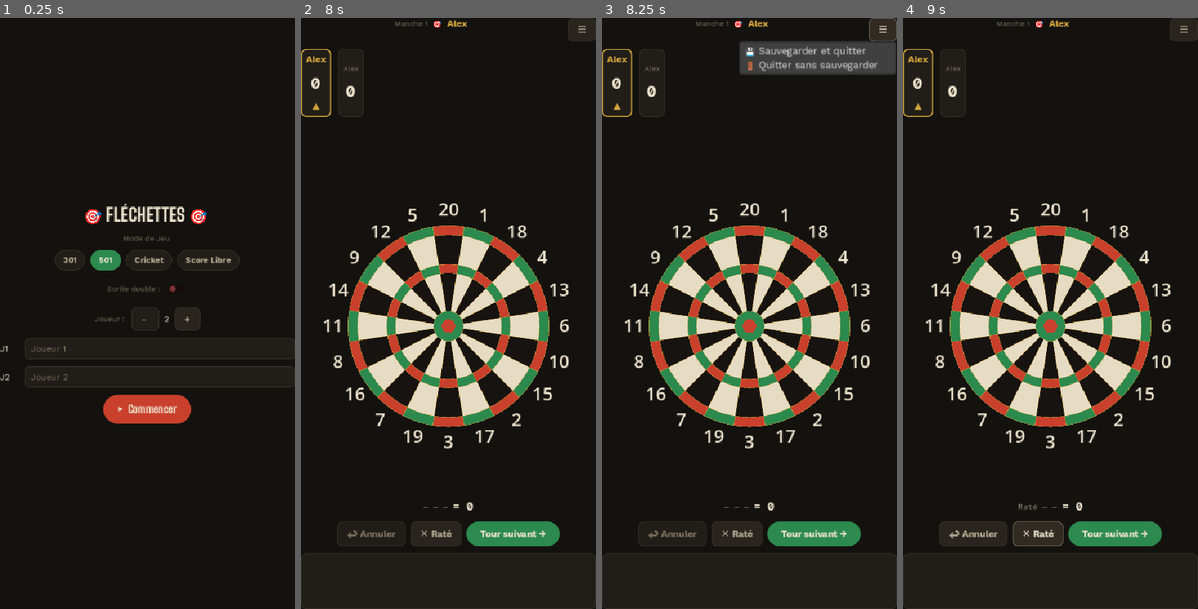
Above: before the commit, frames 1-4 (left to right).
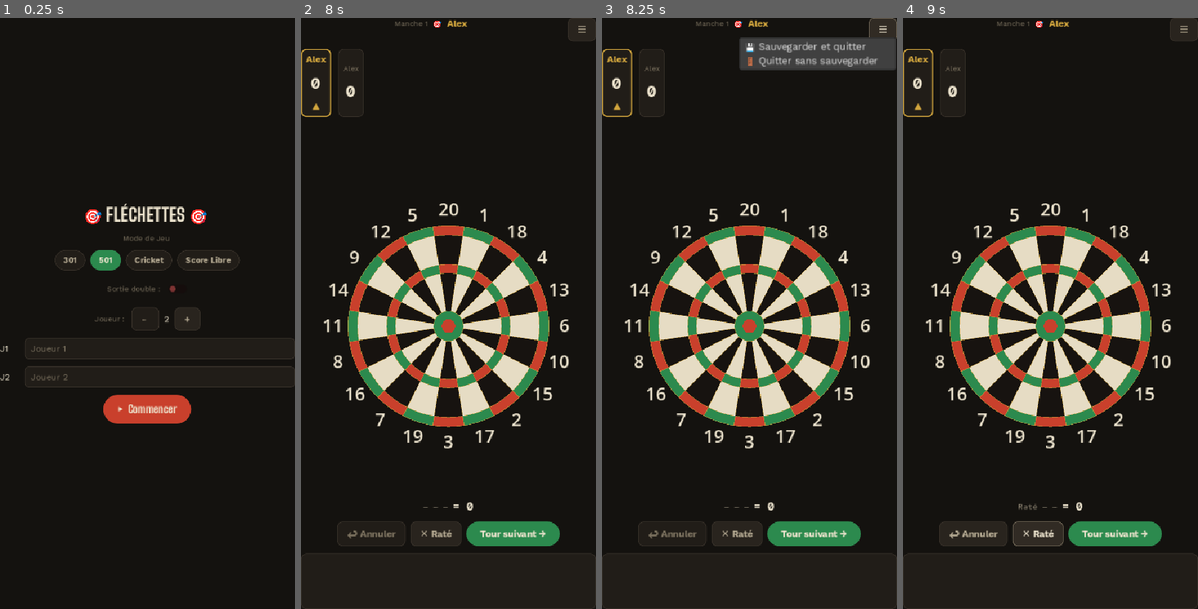
Above: after the commit, the same moments.

Repository: hugewilfried-hub/flechepointe
Game: Godot game, scene res://scenes/MainMenu.tscn
The game is run twice, just before and just after one commit, with the same random seed, the same clock (stepped at 60 frames per second) and the same inputs.
Inputs (mouse positions are in pixels of both pictures, inside the frame that each line leads up to):
- Up to frame 1 (0.25 s): no input
- Up to frame 2 (8 s): click (460, 348) at 0.52 s; type "Alex" at 0.6 s; click (460, 378) at 0.75 s; type "Alex" at 0.83 s; click "301" at 1.25 s; click "501" at 2 s; click "Cricket" at 2.75 s; click "Score Libre" at 3.5 s; click "+" at 4.25 s; click (460, 319) at 5.02 s; type "Alex" at 5.1 s; click (460, 348) at 5.25 s; type "Alex" at 5.33 s; click (460, 378) at 5.48 s; type "Alex" at 5.57 s; click "-" at 5.75 s; click (460, 331) at 6.52 s; type "Alex" at 6.6 s; click (460, 360) at 6.75 s; type "Alex" at 6.83 s; click "▶ Commencer" at 7.25 s
- Up to frame 3 (8.25 s): click "☰" at 8 s
- Up to frame 4 (9 s): click "✕ Raté" at 8.75 s

Frames 1-2 are identical in both runs. In frame 3, 1.6% of the frame differs, in the area x 46-100%, y 3-10%; in frame 4, nothing differs.

Commit message:
Adapte l'affichage au paysage (grand ecran type Samsung DeX 1920x1080)
- Nouvel autoload ScreenLayout : detecte portrait/paysage et change la
  base de mise a l'echelle (480x960 en portrait, 1280x720 en paysage,
  soit un zoom x1.5 sur un ecran 1080p) ; emet layout_changed.
- Game : en paysage, mise en page 3 colonnes (cartes joueurs empilees +
  historique | grande cible | fleches lancees + boutons agrandis).
  Bascule en direct vers le portrait si la fenetre change de forme.
- MainMenu / WinScreen : colonne centree de largeur limitee en paysage.
- ScorePanel : passe de HBoxContainer a BoxContainer pour pouvoir
  empiler les cartes verticalement (set_stacked).
- Orientation Android passee en "capteur" (suit la rotation).

Co-Authored-By: Claude Sonnet 5.5 <noreply@anthropic.com>

Diff:
--- /dev/null
+++ b/autoloads/ScreenLayout.gd
@@ -0,0 +1,54 @@
+extends Node
+
+# ─────────────────────────────────────────────
+#  ScreenLayout.gd — Autoload "ScreenLayout"
+#  Adapte l'appli à l'orientation de l'écran : portrait sur téléphone
+#  (base 480x960), paysage sur grand écran type Samsung DeX 1920x1080
+#  (base 1280x720, soit un zoom x1.5 pour rester lisible de loin).
+#  Les scènes n'ont qu'à écouter `layout_changed` et appeler
+#  is_landscape() / constrain_width().
+# ─────────────────────────────────────────────
+
+signal layout_changed(landscape: bool)
+
+const PORTRAIT_BASE  := Vector2i(480, 960)
+const LANDSCAPE_BASE := Vector2i(1280, 720)
+
+var _landscape: bool = false
+
+func _ready() -> void:
+	var win := get_window()
+	win.size_changed.connect(_update)
+	_update()
+
+func is_landscape() -> bool:
+	return _landscape
+
+## Choisit la base de mise à l'échelle selon que la fenêtre est plus large
+## que haute, et prévient les scènes si l'orientation vient de changer.
+func _update() -> void:
+	var win  := get_window()
+	var wsize: Vector2i = win.size
+	var landscape := wsize.x > wsize.y
+	win.content_scale_size = LANDSCAPE_BASE if landscape else PORTRAIT_BASE
+	if landscape != _landscape:
+		_landscape = landscape
+		print("[ScreenLayout] Orientation -> %s" % ("paysage" if landscape else "portrait"))
+		layout_changed.emit(landscape)
+
+## Centre `control` (un Control ancré plein écran) dans une colonne de
+## largeur max `max_width` : évite que menus et formulaires s'étirent sur
+## toute la largeur d'un grand écran. `max_width <= 0` = pleine largeur.
+func constrain_width(control: Control, max_width: float) -> void:
+	if max_width <= 0.0:
+		control.anchor_left  = 0.0
+		control.anchor_right = 1.0
+		control.offset_left  = 0
+		control.offset_right = 0
+	else:
+		# Ancré au milieu : la largeur reste fixe même si la fenêtre est
+		# redimensionnée.
+		control.anchor_left  = 0.5
+		control.anchor_right = 0.5
+		control.offset_left  = -max_width / 2.0
+		control.offset_right =  max_width / 2.0
--- a/components/ScorePanel.gd
+++ b/components/ScorePanel.gd
@@ -1,4 +1,4 @@
-extends HBoxContainer
+extends BoxContainer
 
 # ─────────────────────────────────────────────
 #  ScorePanel.gd
@@ -20,6 +20,12 @@
 #  Point d'entrée public
 # ─────────────────────────────────────────────
 
+## Empile les cartes joueurs en colonne (écran paysage, colonne de
+## gauche) au lieu de les aligner en ligne (portrait). Un BoxContainer
+## bascule simplement de l'un à l'autre via sa propriété `vertical`.
+func set_stacked(on: bool) -> void:
+	vertical = on
+
 ## Rafraîchit l'affichage complet.
 ## pending_pts = total de la volée en cours (pour 301/501)
 func refresh(
--- a/components/ScorePanel.tscn
+++ b/components/ScorePanel.tscn
@@ -4,7 +4,7 @@
 
 [node name="ScorePanel" type="ScrollContainer" unique_id=436887270]
 
-[node name="HBoxContainer" type="HBoxContainer" parent="." unique_id=321049213]
+[node name="HBoxContainer" type="BoxContainer" parent="." unique_id=321049213]
 layout_mode = 2
 alignment = 1
 script = ExtResource("1_7g5jr")
--- a/project.godot
+++ b/project.godot
@@ -24,6 +24,7 @@
 GameData="*res://autoloads/GameData.gd"
 SafeArea="*res://autoloads/SafeArea.gd"
 SaveManager="*res://autoloads/SaveManager.gd"
+ScreenLayout="*res://autoloads/ScreenLayout.gd"
 
 [display]
 
@@ -31,6 +32,7 @@
 window/size/viewport_height=960
 window/stretch/mode="canvas_items"
 window/stretch/aspect="expand"
+window/handheld/orientation=6
 
 [gui]
 
--- a/scenes/Game.gd
+++ b/scenes/Game.gd
@@ -25,8 +25,11 @@
 @onready var lbl_double_out: Label      = $VBoxContainer/top_bar/info_box/lbl_double_out
 @onready var btn_menu:    Button        = $VBoxContainer/top_bar/btn_menu
 @onready var menu_popup:  PopupMenu     = $VBoxContainer/top_bar/btn_menu/menu_popup
+@onready var score_scroll: ScrollContainer = $VBoxContainer/score_panel
 @onready var score_panel                = $VBoxContainer/score_panel/HBoxContainer
 @onready var dartboard:   Control       = $VBoxContainer/dartboard
+@onready var throw_panel: VBoxContainer = $VBoxContainer/throw_panel
+@onready var history_panel: PanelContainer = $VBoxContainer/history_panel
 @onready var dart1:       Label         = $VBoxContainer/throw_panel/dart_row/dart1
 @onready var dart2:       Label         = $VBoxContainer/throw_panel/dart_row/dart2
 @onready var dart3:       Label         = $VBoxContainer/throw_panel/dart_row/dart3
@@ -106,12 +109,109 @@
 		GameData.pending_darts = []
 		GameData.pending_bust  = false
 
+	ScreenLayout.layout_changed.connect(_on_layout_changed)
+	_apply_layout()
+
 	_start_turn()
+
+# ─────────────────────────────────────────────
+#  Mise en page adaptative (portrait téléphone / paysage grand écran)
+# ─────────────────────────────────────────────
+## Corps en 3 colonnes (paysage) : scores+historique | cible | contrôles.
+## null en portrait, où tout est empilé dans $VBoxContainer.
+var _body: HBoxContainer = null
+
+func _on_layout_changed(_landscape: bool) -> void:
+	_apply_layout()
+
+func _apply_layout() -> void:
+	if ScreenLayout.is_landscape():
+		_enter_landscape()
+	else:
+		_leave_landscape()
+
+func _enter_landscape() -> void:
+	if _body != null:
+		return
+	var root: VBoxContainer = $VBoxContainer
+
+	_body = HBoxContainer.new()
+	_body.size_flags_vertical = Control.SIZE_EXPAND_FILL
+	_body.add_theme_constant_override("separation", 16)
+
+	var left := VBoxContainer.new()
+	left.custom_minimum_size = Vector2(300, 0)
+	_body.add_child(left)
+
+	var right := VBoxContainer.new()
+	right.custom_minimum_size  = Vector2(320, 0)
+	right.alignment            = BoxContainer.ALIGNMENT_CENTER
+
+	root.add_child(_body)
+	root.move_child(_body, 1)  # juste sous top_bar
+
+	# Colonne de gauche : cartes joueurs (empilées) puis historique.
+	score_scroll.reparent(left, false)
+	score_scroll.custom_minimum_size = Vector2.ZERO
+	score_scroll.size_flags_vertical = Control.SIZE_EXPAND_FILL
+	score_panel.set_stacked(true)
+	score_panel.size_flags_horizontal = Control.SIZE_EXPAND_FILL
+	history_panel.reparent(left, false)
+	history_panel.custom_minimum_size = Vector2(0, 160)
+
+	# Gros écran tactile : boutons et chiffres plus grands.
+	for btn in [btn_undo, btn_miss, btn_next]:
+		btn.custom_minimum_size = Vector2(0, 56)
+	for lbl in [dart1, dart2, dart3, lbl_total]:
+		lbl.add_theme_font_size_override("font_size", 28)
+
+	# Centre : la cible, la plus grande possible.
+	dartboard.reparent(_body, false)
+	dartboard.size_flags_horizontal = Control.SIZE_EXPAND_FILL
+
+	# Colonne de droite : fléchettes lancées + boutons.
+	_body.add_child(right)
+	throw_panel.reparent(right, false)
+
+func _leave_landscape() -> void:
+	if _body == null:
+		return
+	var root: VBoxContainer = $VBoxContainer
+
+	score_scroll.reparent(root, false)
+	root.move_child(score_scroll, 1)
+	score_scroll.custom_minimum_size = Vector2(0, 170)
+	score_scroll.size_flags_vertical = Control.SIZE_FILL
+	score_panel.set_stacked(false)
+	score_panel.size_flags_horizontal = Control.SIZE_FILL
+
+	for btn in [btn_undo, btn_miss, btn_next]:
+		btn.custom_minimum_size = Vector2.ZERO
+	for lbl in [dart1, dart2, dart3]:
+		lbl.remove_theme_font_size_override("font_size")
+	lbl_total.add_theme_font_size_override("font_size", 18)  # valeur d'origine de Game.tscn
+
+	dartboard.reparent(root, false)
+	root.move_child(dartboard, 2)
+	dartboard.size_flags_horizontal = Control.SIZE_FILL
+
+	throw_panel.reparent(root, false)
+	root.move_child(throw_panel, 3)
+
+	history_panel.reparent(root, false)
+	root.move_child(history_panel, 4)
+	history_panel.custom_minimum_size = Vector2(0, 90)
+
+	_body.queue_free()
+	_body = null
 
 ## Ouvre le petit menu (Sauvegarder et quitter / Quitter sans sauvegarder)
 ## juste sous le bouton ☰.
 func _on_menu_pressed() -> void:
-	var pos: Vector2 = btn_menu.global_position + Vector2(0, btn_menu.size.y)
+	# Coordonnées écran réelles (tient compte de la mise à l'échelle de la
+	# fenêtre, différente en portrait et en paysage).
+	var canvas_pos: Vector2 = btn_menu.get_global_transform_with_canvas().origin + Vector2(0, btn_menu.size.y)
+	var pos: Vector2 = get_viewport().get_screen_transform() * canvas_pos
 	menu_popup.popup(Rect2i(Vector2i(pos), Vector2i.ZERO))
 
 func _on_menu_popup_id_pressed(id: int) -> void:
--- a/scenes/MainMenu.gd
+++ b/scenes/MainMenu.gd
@@ -40,6 +40,9 @@
 func _ready() -> void:
 	SafeArea.apply_bottom_spacer($VBoxContainer)
 
+	ScreenLayout.layout_changed.connect(_on_layout_changed)
+	_apply_layout()
+
 	load_confirm.get_ok_button().text     = "Charger"
 	load_confirm.get_cancel_button().text = "Annuler"
 	load_confirm.confirmed.connect(_on_load_confirmed)
@@ -66,6 +69,14 @@
 	_refresh_mode_buttons()
 	_refresh_count_label()
 	_refresh_saves_list()
+
+## En paysage (grand écran), le formulaire reste une colonne centrée de
+## 640 px de large au lieu de s'étirer sur toute la largeur.
+func _on_layout_changed(_landscape: bool) -> void:
+	_apply_layout()
+
+func _apply_layout() -> void:
+	ScreenLayout.constrain_width($VBoxContainer, 640.0 if ScreenLayout.is_landscape() else 0.0)
 
 # ─────────────────────────────────────────────
 #  Parties sauvegardées
--- a/scenes/WinScreen.gd
+++ b/scenes/WinScreen.gd
@@ -22,6 +22,8 @@
 func _ready() -> void:
 	print("[WinScreen] _ready() -> winner_index=%d" % GameData.winner_index)
 	SafeArea.apply_bottom_spacer($VBoxContainer)
+	ScreenLayout.layout_changed.connect(_on_layout_changed)
+	_apply_layout()
 	btn_menu.pressed.connect(func():  get_tree().change_scene_to_file(MENU_SCENE))
 	btn_burger.pressed.connect(func(): get_tree().change_scene_to_file(MENU_SCENE))
 	btn_replay.pressed.connect(_on_replay)
@@ -34,6 +36,15 @@
 		GameData.current_save_id = ""
 
 	_display_results()
+
+# ─────────────────────────────────────────────
+## En paysage (grand écran), le classement reste une colonne centrée de
+## 720 px de large.
+func _on_layout_changed(_landscape: bool) -> void:
+	_apply_layout()
+
+func _apply_layout() -> void:
+	ScreenLayout.constrain_width($VBoxContainer, 720.0 if ScreenLayout.is_landscape() else 0.0)
 
 # ─────────────────────────────────────────────
 ## Construit tout l'écran : titre du gagnant + classement complet.
